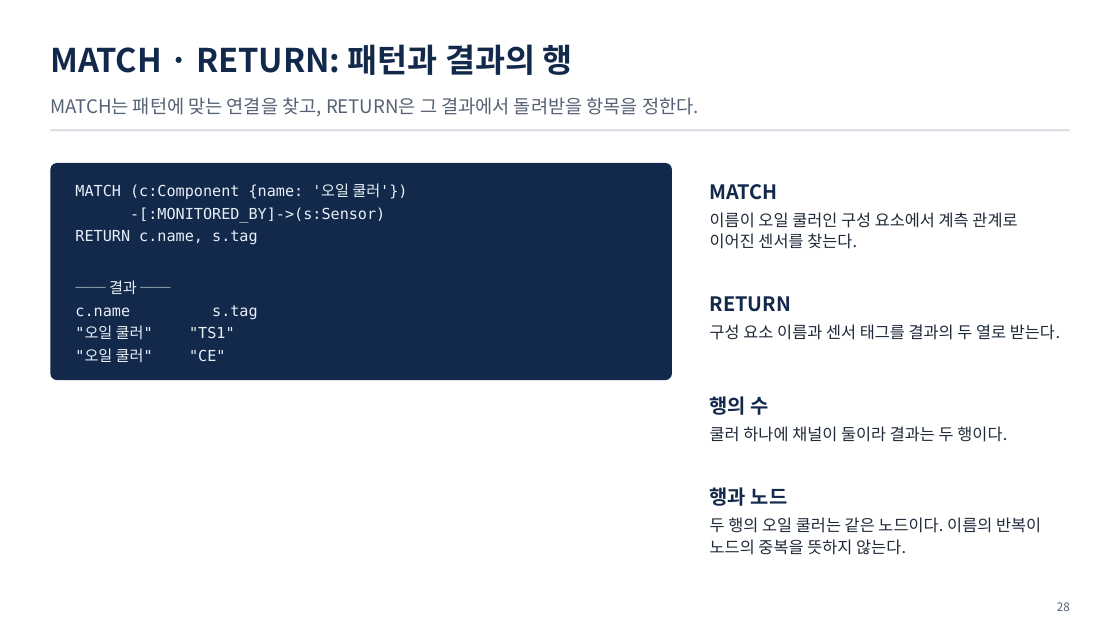
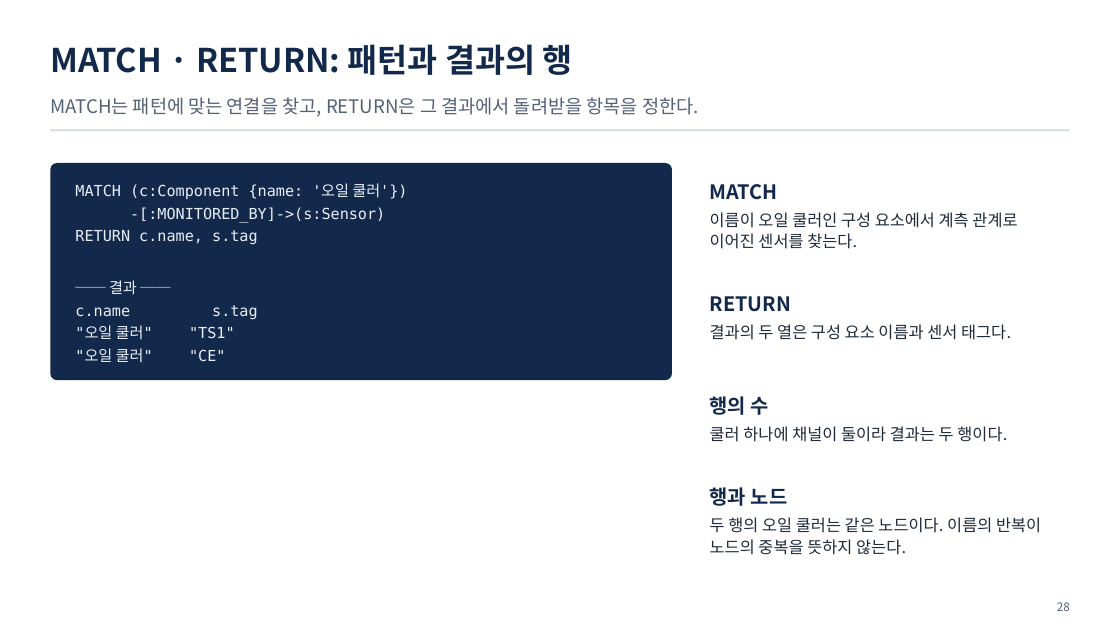
Before and after one commit to uengine-oss/hyd-iot-edu, a slide deck: slide 28 of workspace/강의제작/산출물/통합반/이론_오프라인/02회차/통합반_오프라인_02회차.pptx. Drawn at 1120x630 pixels with LibreOffice and Linux fonts; fonts in the diff are those of the drawing. Boxes give left, top, right and bottom in pixels: in the first picture for what was removed or moved away, otherwise in the second. Text is boxed around its words. In the diff, an @@ line names an element or a change of style, - is before the commit and + after.

```diff
--- a/workspace/강의제작/산출물/통합반/이론_오프라인/02회차/통합반_오프라인_02회차.pptx
+++ b/workspace/강의제작/산출물/통합반/이론_오프라인/02회차/통합반_오프라인_02회차.pptx
@@ text at bbox=[710, 324, 1011, 340]: text changed @@
-구성 요소 이름과 센서 태그를 결과의 두 열로 받는다.
+결과의 두 열은 구성 요소 이름과 센서 태그다.
```
Also in this commit, not shown: 2 other slides changed, 9 other files.
